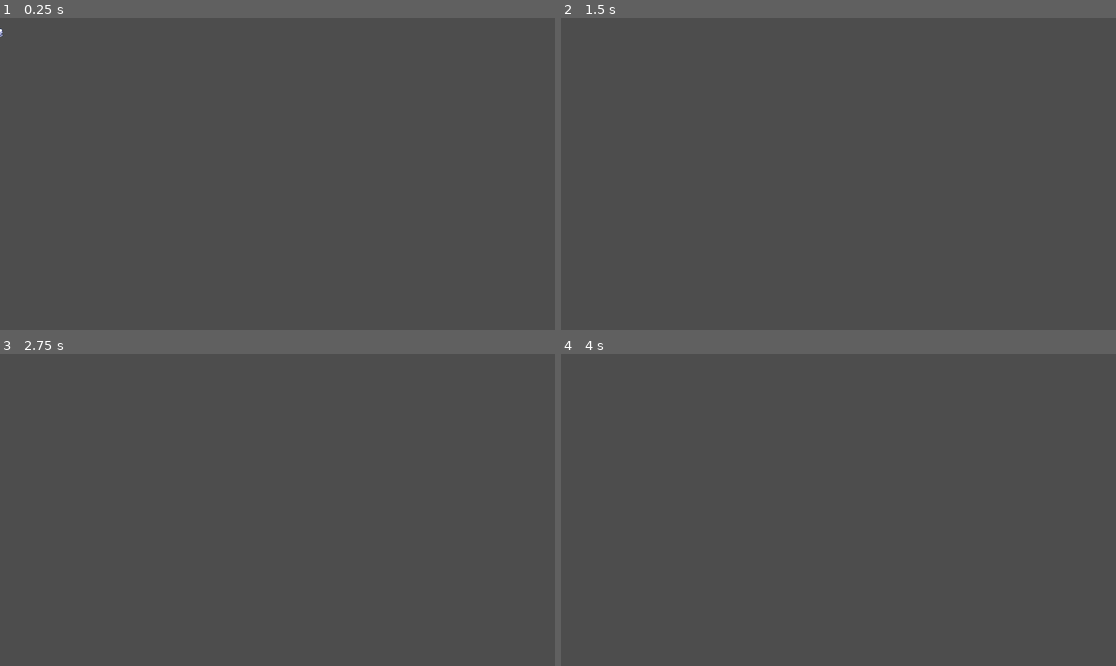
Above: before the commit, frames 1-4 (two rows, left to right).
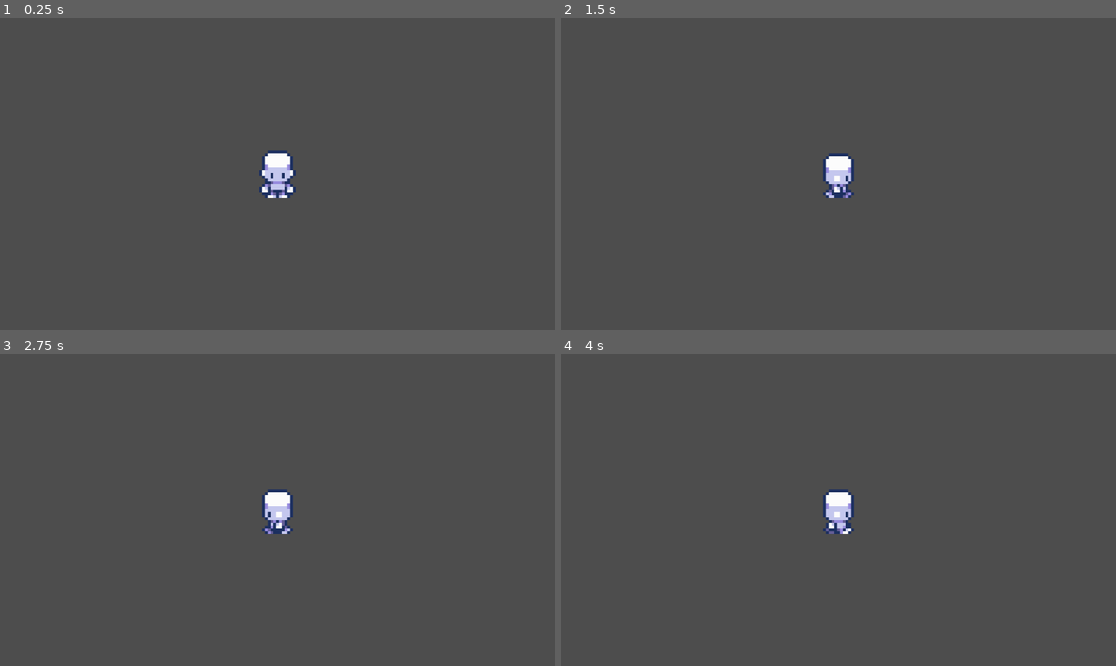
Above: after the commit, the same moments.

Repository: Mana-cott/Riven
Game: Godot game, scene res://scenes/main.tscn
The game is run twice, just before and just after one commit, with the same random seed, the same clock (stepped at 60 frames per second) and the same inputs. Before the commit the project has no main scene; this scene is started directly in both runs.
Inputs:
- Up to frame 1 (0.25 s): no input
- Up to frame 2 (1.5 s): tap Enter (ui_accept) at 0.5, 0.6, 0.77, 1.07, 1.35 s; hold Right (ui_right) from 0.53 s (still down)
- Up to frame 3 (2.75 s): tap Enter (ui_accept) at 1.52, 1.82, 2, 2.1 s; release Right (ui_right) at 2.03 s; hold Left (ui_left) from 2.03 s (still down)
- Up to frame 4 (4 s): release Left (ui_left) at 2.78 s; hold Right (ui_right) from 2.78 s (still down); tap Enter (ui_accept) at 2.85, 3.02, 3.32, 3.6, 3.77 s

The runs differ from the first frame. In frame 1, 0.8% of the frame differs, in the area x 0-54%, y 3-58%; in frame 2, 0.7%; in frame 3, 0.7%; in frame 4, 0.7%.

Commit message:
Basic animation logic functional

Diff:
--- a/project.godot
+++ b/project.godot
@@ -11,8 +11,73 @@
 [application]
 
 config/name="Riven"
+run/main_scene="res://scenes/main.tscn"
 config/features=PackedStringArray("4.3", "Forward Plus")
 config/icon="res://assets/icon.svg"
+
+[input]
+
+move_up={
+"deadzone": 0.5,
+"events": [Object(InputEventKey,"resource_local_to_scene":false,"resource_name":"","device":-1,"window_id":0,"alt_pressed":false,"shift_pressed":false,"ctrl_pressed":false,"meta_pressed":false,"pressed":false,"keycode":0,"physical_keycode":87,"key_label":0,"unicode":119,"location":0,"echo":false,"script":null)
+, Object(InputEventKey,"resource_local_to_scene":false,"resource_name":"","device":-1,"window_id":0,"alt_pressed":false,"shift_pressed":false,"ctrl_pressed":false,"meta_pressed":false,"pressed":false,"keycode":0,"physical_keycode":4194320,"key_label":0,"unicode":0,"location":0,"echo":false,"script":null)
+, Object(InputEventJoypadButton,"resource_local_to_scene":false,"resource_name":"","device":-1,"button_index":11,"pressure":0.0,"pressed":true,"script":null)
+, Object(InputEventJoypadMotion,"resource_local_to_scene":false,"resource_name":"","device":-1,"axis":1,"axis_value":-1.0,"script":null)
+]
+}
+move_down={
+"deadzone": 0.5,
+"events": [Object(InputEventKey,"resource_local_to_scene":false,"resource_name":"","device":-1,"window_id":0,"alt_pressed":false,"shift_pressed":false,"ctrl_pressed":false,"meta_pressed":false,"pressed":false,"keycode":0,"physical_keycode":83,"key_label":0,"unicode":115,"location":0,"echo":false,"script":null)
+, Object(InputEventKey,"resource_local_to_scene":false,"resource_name":"","device":-1,"window_id":0,"alt_pressed":false,"shift_pressed":false,"ctrl_pressed":false,"meta_pressed":false,"pressed":false,"keycode":0,"physical_keycode":4194322,"key_label":0,"unicode":0,"location":0,"echo":false,"script":null)
+, Object(InputEventJoypadButton,"resource_local_to_scene":false,"resource_name":"","device":-1,"button_index":12,"pressure":0.0,"pressed":true,"script":null)
+, Object(InputEventJoypadMotion,"resource_local_to_scene":false,"resource_name":"","device":-1,"axis":1,"axis_value":1.0,"script":null)
+]
+}
+move_left={
+"deadzone": 0.5,
+"events": [Object(InputEventKey,"resource_local_to_scene":false,"resource_name":"","device":-1,"window_id":0,"alt_pressed":false,"shift_pressed":false,"ctrl_pressed":false,"meta_pressed":false,"pressed":false,"keycode":0,"physical_keycode":65,"key_label":0,"unicode":97,"location":0,"echo":false,"script":null)
+, Object(InputEventKey,"resource_local_to_scene":false,"resource_name":"","device":-1,"window_id":0,"alt_pressed":false,"shift_pressed":false,"ctrl_pressed":false,"meta_pressed":false,"pressed":false,"keycode":0,"physical_keycode":4194319,"key_label":0,"unicode":0,"location":0,"echo":false,"script":null)
+, Object(InputEventJoypadButton,"resource_local_to_scene":false,"resource_name":"","device":-1,"button_index":13,"pressure":0.0,"pressed":true,"script":null)
+, Object(InputEventJoypadMotion,"resource_local_to_scene":false,"resource_name":"","device":-1,"axis":0,"axis_value":-1.0,"script":null)
+]
+}
+move_right={
+"deadzone": 0.5,
+"events": [Object(InputEventKey,"resource_local_to_scene":false,"resource_name":"","device":-1,"window_id":0,"alt_pressed":false,"shift_pressed":false,"ctrl_pressed":false,"meta_pressed":false,"pressed":false,"keycode":0,"physical_keycode":68,"key_label":0,"unicode":100,"location":0,"echo":false,"script":null)
+, Object(InputEventKey,"resource_local_to_scene":false,"resource_name":"","device":-1,"window_id":0,"alt_pressed":false,"shift_pressed":false,"ctrl_pressed":false,"meta_pressed":false,"pressed":false,"keycode":0,"physical_keycode":4194321,"key_label":0,"unicode":0,"location":0,"echo":false,"script":null)
+, Object(InputEventJoypadButton,"resource_local_to_scene":false,"resource_name":"","device":-1,"button_index":14,"pressure":0.0,"pressed":true,"script":null)
+, Object(InputEventJoypadMotion,"resource_local_to_scene":false,"resource_name":"","device":-1,"axis":0,"axis_value":1.0,"script":null)
+]
+}
+interact={
+"deadzone": 0.5,
+"events": [Object(InputEventKey,"resource_local_to_scene":false,"resource_name":"","device":-1,"window_id":0,"alt_pressed":false,"shift_pressed":false,"ctrl_pressed":false,"meta_pressed":false,"pressed":false,"keycode":0,"physical_keycode":32,"key_label":0,"unicode":32,"location":0,"echo":false,"script":null)
+, Object(InputEventKey,"resource_local_to_scene":false,"resource_name":"","device":-1,"window_id":0,"alt_pressed":false,"shift_pressed":false,"ctrl_pressed":false,"meta_pressed":false,"pressed":false,"keycode":0,"physical_keycode":69,"key_label":0,"unicode":101,"location":0,"echo":false,"script":null)
+, Object(InputEventJoypadButton,"resource_local_to_scene":false,"resource_name":"","device":-1,"button_index":0,"pressure":0.0,"pressed":true,"script":null)
+]
+}
+back={
+"deadzone": 0.5,
+"events": [Object(InputEventKey,"resource_local_to_scene":false,"resource_name":"","device":-1,"window_id":0,"alt_pressed":false,"shift_pressed":false,"ctrl_pressed":false,"meta_pressed":false,"pressed":false,"keycode":0,"physical_keycode":4194305,"key_label":0,"unicode":0,"location":0,"echo":false,"script":null)
+, Object(InputEventKey,"resource_local_to_scene":false,"resource_name":"","device":-1,"window_id":0,"alt_pressed":false,"shift_pressed":false,"ctrl_pressed":false,"meta_pressed":false,"pressed":false,"keycode":0,"physical_keycode":81,"key_label":0,"unicode":113,"location":0,"echo":false,"script":null)
+, Object(InputEventJoypadButton,"resource_local_to_scene":false,"resource_name":"","device":-1,"button_index":1,"pressure":0.0,"pressed":true,"script":null)
+]
+}
+menu={
+"deadzone": 0.5,
+"events": [Object(InputEventKey,"resource_local_to_scene":false,"resource_name":"","device":-1,"window_id":0,"alt_pressed":false,"shift_pressed":false,"ctrl_pressed":false,"meta_pressed":false,"pressed":false,"keycode":0,"physical_keycode":4194306,"key_label":0,"unicode":0,"location":0,"echo":false,"script":null)
+, Object(InputEventKey,"resource_local_to_scene":false,"resource_name":"","device":-1,"window_id":0,"alt_pressed":false,"shift_pressed":false,"ctrl_pressed":false,"meta_pressed":false,"pressed":false,"keycode":0,"physical_keycode":45,"key_label":0,"unicode":45,"location":0,"echo":false,"script":null)
+, Object(InputEventKey,"resource_local_to_scene":false,"resource_name":"","device":-1,"window_id":0,"alt_pressed":false,"shift_pressed":false,"ctrl_pressed":false,"meta_pressed":false,"pressed":false,"keycode":0,"physical_keycode":82,"key_label":0,"unicode":114,"location":0,"echo":false,"script":null)
+, Object(InputEventJoypadButton,"resource_local_to_scene":false,"resource_name":"","device":-1,"button_index":3,"pressure":0.0,"pressed":true,"script":null)
+]
+}
+pause={
+"deadzone": 0.5,
+"events": [Object(InputEventKey,"resource_local_to_scene":false,"resource_name":"","device":-1,"window_id":0,"alt_pressed":false,"shift_pressed":false,"ctrl_pressed":false,"meta_pressed":false,"pressed":false,"keycode":0,"physical_keycode":48,"key_label":0,"unicode":48,"location":0,"echo":false,"script":null)
+, Object(InputEventKey,"resource_local_to_scene":false,"resource_name":"","device":-1,"window_id":0,"alt_pressed":false,"shift_pressed":false,"ctrl_pressed":false,"meta_pressed":false,"pressed":false,"keycode":0,"physical_keycode":4194325,"key_label":0,"unicode":0,"location":0,"echo":false,"script":null)
+, Object(InputEventJoypadButton,"resource_local_to_scene":false,"resource_name":"","device":-1,"button_index":6,"pressure":0.0,"pressed":true,"script":null)
+]
+}
 
 [rendering]
 
--- a/scenes/player.tscn
+++ b/scenes/player.tscn
@@ -261,8 +261,13 @@
 script = ExtResource("1_0rthc")
 
 [node name="AnimatedSprite2D" type="AnimatedSprite2D" parent="."]
+position = Vector2(3, -8)
+scale = Vector2(5.80459, 5.80459)
 sprite_frames = SubResource("SpriteFrames_cpmaw")
 animation = &"idle_down"
 
 [node name="CollisionShape2D" type="CollisionShape2D" parent="."]
+scale = Vector2(3.4702, 3.4702)
 shape = SubResource("CircleShape2D_3il24")
+
+[node name="Camera2D" type="Camera2D" parent="."]
--- a/scripts/player.gd
+++ b/scripts/player.gd
@@ -2,24 +2,68 @@
 
 
 const SPEED = 300.0
-const JUMP_VELOCITY = -400.0
 
+var last_movement_animation_played = "move_down"
+@onready var animator: AnimatedSprite2D = $AnimatedSprite2D
 
 func _physics_process(delta):
-	# Add the gravity.
-	if not is_on_floor():
-		velocity += get_gravity() * delta
 
-	# Handle jump.
-	if Input.is_action_just_pressed("ui_accept") and is_on_floor():
-		velocity.y = JUMP_VELOCITY
+	# Overworld movement
+	var direction = Vector2()
+	if Input.is_action_pressed("move_up"):
+		direction.y -= 1
+	if Input.is_action_pressed("move_down"):
+		direction.y += 1
+	if Input.is_action_pressed("move_left"):
+		direction.x -= 1
+	if Input.is_action_pressed("move_right"):
+		direction.x += 1
 
-	# Get the input direction and handle the movement/deceleration.
-	# As good practice, you should replace UI actions with custom gameplay actions.
-	var direction = Input.get_axis("ui_left", "ui_right")
-	if direction:
-		velocity.x = direction * SPEED
-	else:
-		velocity.x = move_toward(velocity.x, 0, SPEED)
+	velocity = direction * SPEED
+
+	# Animation handling
+	match direction:
+		Vector2(0, 0):
+			match last_movement_animation_played:
+				"move_up":
+					animator.play("idle_up")
+				"move_down":
+					animator.play("idle_down")
+				"move_left":
+					animator.play("idle_left")
+				"move_right":
+					animator.play("idle_right")
+				"move_left_down":
+					animator.play("idle_left_down")
+				"move_left_up":
+					animator.play("idle_left_up")
+				"move_right_down":
+					animator.play("idle_right_down")
+				"move_right_up":
+					animator.play("idle_right_up")
+		Vector2(0, -1):
+			animator.play("move_up")
+			last_movement_animation_played = "move_up"
+		Vector2(0, 1):
+			animator.play("move_down")
+			last_movement_animation_played = "move_down"
+		Vector2(-1, 0):
+			animator.play("move_left")
+			last_movement_animation_played = "move_left"
+		Vector2(1, 0):
+			animator.play("move_right")
+			last_movement_animation_played = "move_right"
+		Vector2(-1, -1):
+			animator.play("move_left_up")
+			last_movement_animation_played = "move_left_up"
+		Vector2(1, -1):
+			animator.play("move_right_up")
+			last_movement_animation_played = "move_right_up"
+		Vector2(-1, 1):
+			animator.play("move_left_down")
+			last_movement_animation_played = "move_left_down"
+		Vector2(1, 1):
+			animator.play("move_right_down")
+			last_movement_animation_played = "move_right_down"
 
 	move_and_slide()
